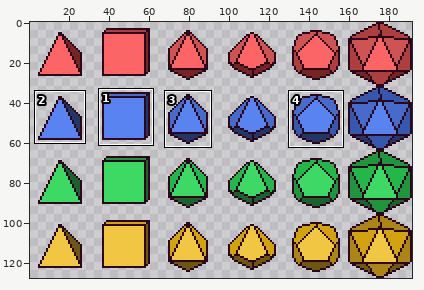
A sprite sheet gets an edit: Game/Game/Sprites/dice.png. Above: a wide view before the commit, with the close-up outlined.
Close-up. First the earlier version:
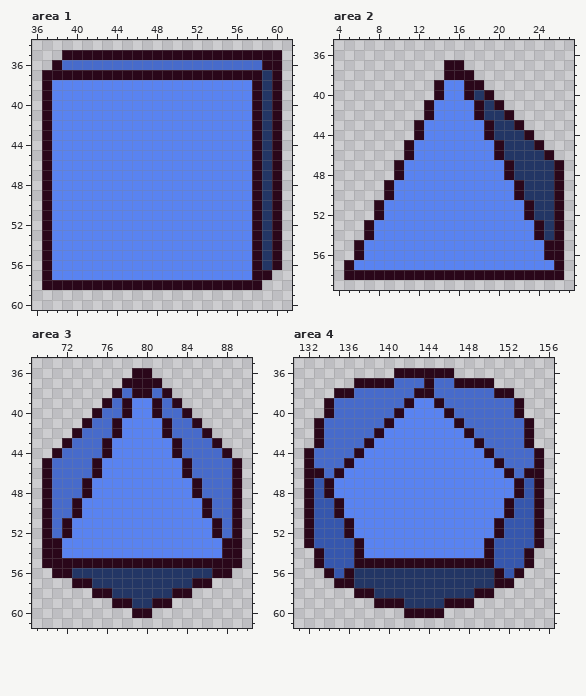
The file is 192x128 pixels. Shown: area 1: x 36..61, y 34..60; area 2: x 4..27, y 35..59; area 3: x 69..90, y 35..61; area 4: x 131..156, y 35..61. The wide view leaves out empty margins. The commit also changed other parts of the picture, which this record leaves out.
The result:
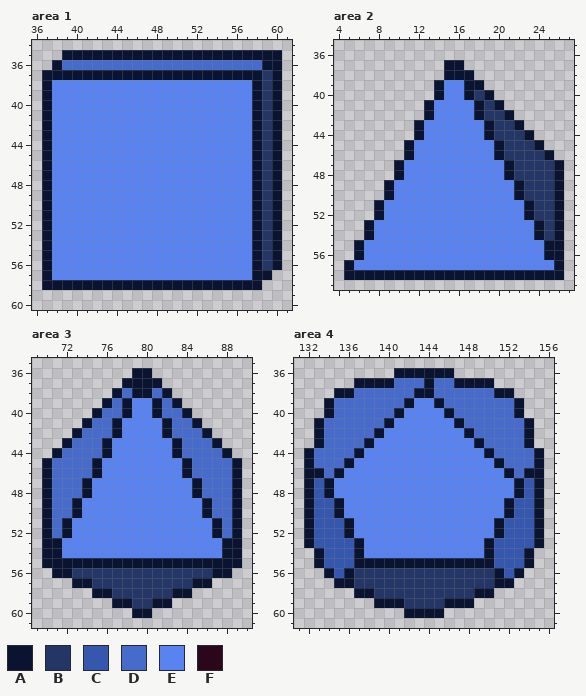
Palette (. is transparent): A #0a1431  B #233665  C #3657ae  D #476bcb  E #5983f1  F #2a071a
Diff:
Area 1:
The edit turns colour F into colour A in row 35 at x 39 to 60; in row 36 at x 38 and 59 to 60; in row 37 at x 37 to 58 and 60; in rows 38 to 56 at x 37, 58 and 60; in row 57 at x 37 and 58 to 59; in row 58 at x 37 to 58.
Area 2:
The edit turns colour F into colour A in row 37 at x 15 to 16; in row 38 at x 15 to 17; in row 39 at x 14 and 17 to 18; in row 40 at x 14, 17 and 19; in row 41 at x 13, 18 and 20; in row 42 at x 13, 18 and 21.
The edit turns colour F into colour A in row 43 at x 12, 19 and 22; in row 44 at x 12, 19 and 23; in row 45 at x 11, 20 and 24; in row 46 at x 11, 20 and 25; in rows 47 to 48 at x 10, 21 and 26; in rows 49 to 50 at x 9, 22 and 26.
The edit turns colour F into colour A in rows 51 to 52 at x 8, 23 and 26; in rows 53 to 54 at x 7, 24 and 26; in rows 55 to 56 at x 6 and 25 to 26; in row 57 at x 5 and 26; in row 58 at x 5 to 26.
Area 3:
The edit turns colour F into colour A in row 36 at x 79 to 80; in row 37 at x 78 to 81; in row 38 at x 77, 79 to 80 and 82; in row 39 at x 76, 78, 81 and 83; in row 40 at x 75, 78, 81 and 84; in row 41 at x 74, 77, 82 and 85.
The edit turns colour F into colour A in row 42 at x 73, 77, 82 and 86; in row 43 at x 72, 76, 83 and 87; in row 44 at x 71, 76, 83 and 88; in rows 45 to 46 at x 70, 75, 84 and 89; in rows 47 to 48 at x 70, 74, 85 and 89; in rows 49 to 50 at x 70, 73, 86 and 89.
The edit turns colour F into colour A in rows 51 to 52 at x 70, 72, 87 and 89; in rows 53 to 54 at x 70 to 71 and 88 to 89; in row 55 at x 70 to 89; in row 56 at x 71 to 72 and 87 to 88; in row 57 at x 73 to 74 and 85 to 86; in row 58 at x 75 to 76 and 83 to 84.
The edit turns colour F into colour A in row 59 at x 77 to 78 and 81 to 82; in row 60 at x 79 to 80.
Area 4:
The edit turns colour F into colour A in row 36 at x 141 to 146; in row 37 at x 137 to 140, 144 and 147 to 150; in row 38 at x 135 to 136, 143 to 144 and 151 to 152; in row 39 at x 134, 142, 145 and 153; in row 40 at x 134, 141, 146 and 153; in row 41 at x 133, 140, 147 and 154.
The edit turns colour F into colour A in row 42 at x 133, 139, 148 and 154; in row 43 at x 133, 138, 149 and 154; in row 44 at x 132, 137, 150 and 155; in row 45 at x 132, 136, 151 and 155; in row 46 at x 132 to 133, 135, 152 and 154 to 155; in rows 47 to 48 at x 132, 134, 153 and 155.
The edit turns colour F into colour A in rows 49 to 50 at x 132, 135, 152 and 155; in rows 51 to 52 at x 132, 136, 151 and 155; in row 53 at x 132, 137, 150 and 155; in row 54 at x 133, 137, 150 and 154; in row 55 at x 133, 137 to 150 and 154; in row 56 at x 134, 136, 151 and 153.
The edit turns colour F into colour A in row 57 at x 135 to 136 and 151 to 152; in row 58 at x 137 to 138 and 149 to 150; in row 59 at x 139 to 141 and 146 to 148; in row 60 at x 142 to 145.
